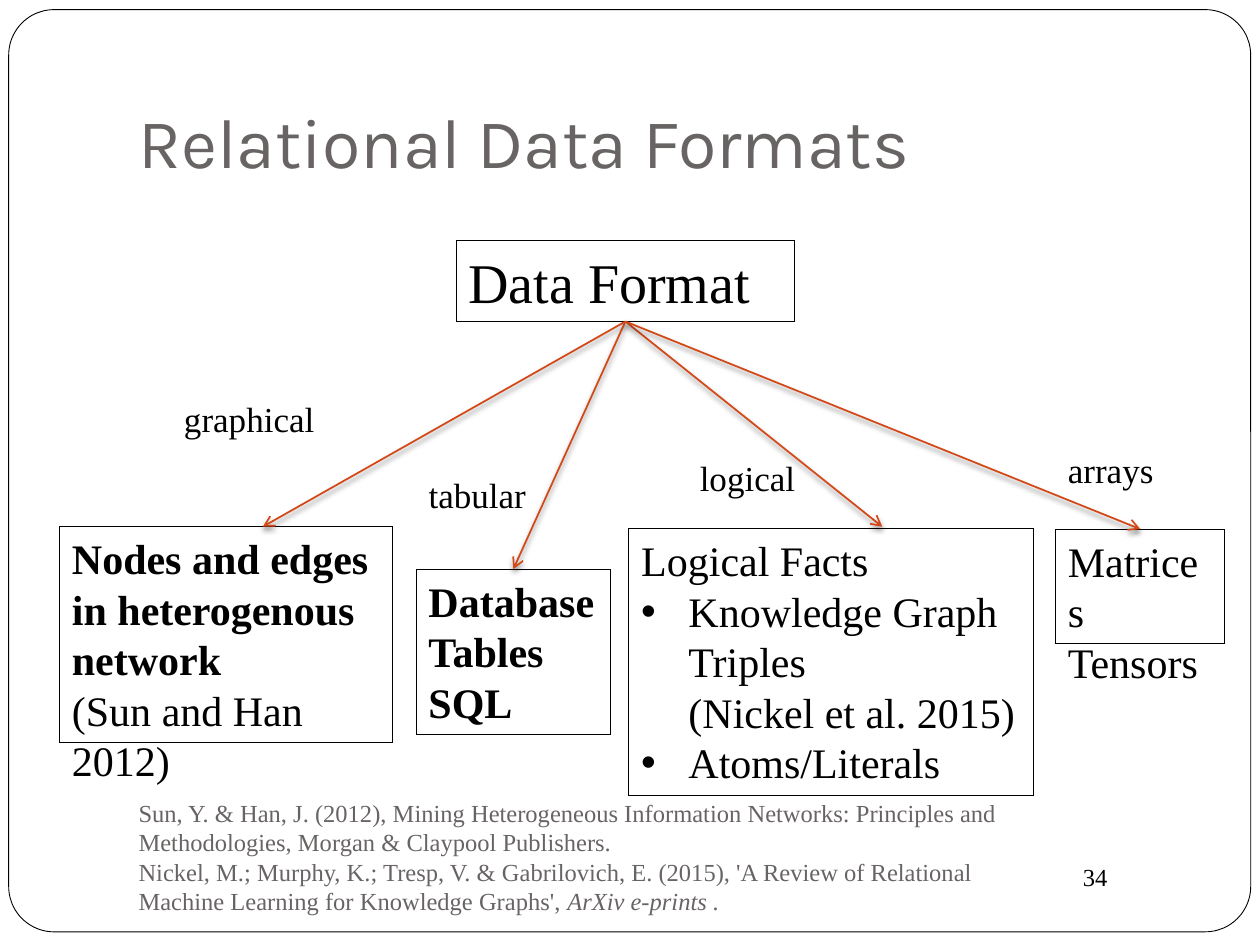
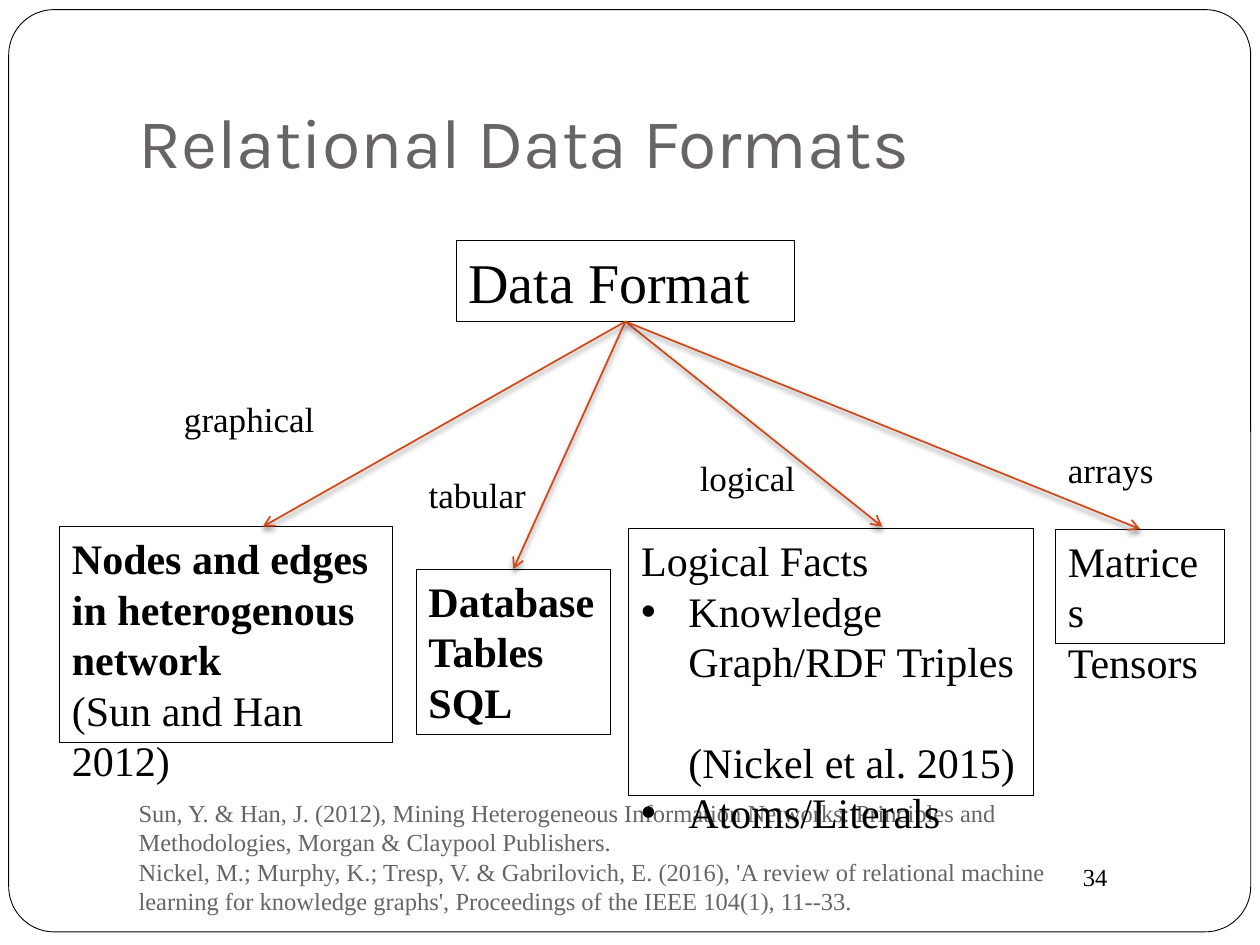
Before and after one commit to oschulte/srl-tutorial-slides, a slide deck: slide 34 of ch1-data.pptx. Drawn at 1260x945 pixels with LibreOffice and Linux fonts; fonts in the diff are those of the drawing. Boxes give left, top, right and bottom in pixels: in the first picture for what was removed or moved away, otherwise in the second. Text is boxed around its words. In the diff, an @@ line names an element or a change of style, - is before the commit and + after.

```diff
--- a/ch1-data.pptx
+++ b/ch1-data.pptx
@@ text in rectangle at bbox=[688, 598, 1015, 787]: text changed @@
-• Knowledge Graph Triples
-  (Nickel et al. 2015)
+• Knowledge Graph/RDF Triples
+  (Nickel et al. 2015)
@@ text at bbox=[139, 803, 1044, 916]: text changed @@
-Sun, Y. & Han, J. (2012), Mining Heterogeneous Information Networks: Principles and Methodologies, Morgan & Claypool Publishers.
-Nickel, M.; Murphy, K.; Tresp, V. & Gabrilovich, E. (2015), 'A Review of Relational Machine Learning for Knowledge Graphs', ArXiv e-prints .
+Sun, Y. & Han, J. (2012), Mining Heterogeneous Information Networks: Principles and Methodologies, Morgan & Claypool Publishers.
+Nickel, M.; Murphy, K.; Tresp, V. & Gabrilovich, E. (2016), 'A review of relational machine learning for knowledge graphs', Proceedings of the IEEE 104(1), 11--33.
```
Also in this commit, not shown: 5 other slides changed, 1 other file.
